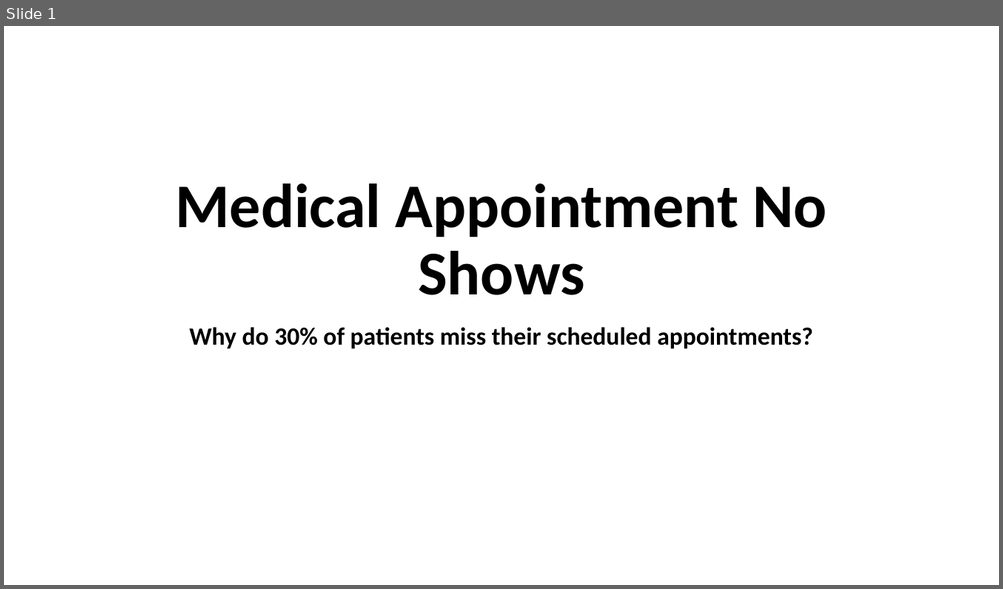
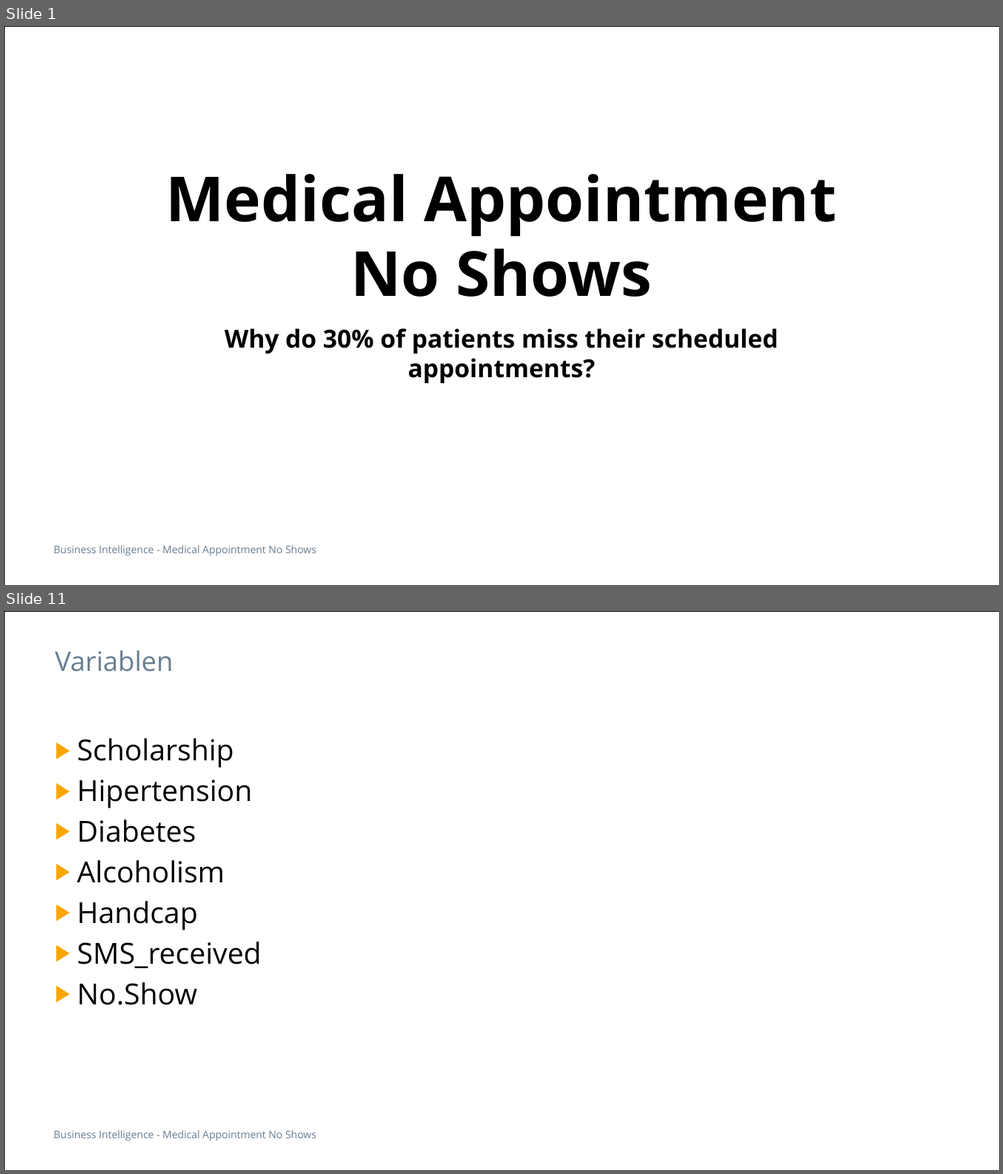
Before and after one commit to soldiervinz/BI_AppointmentShowUp, a slide deck: Medical Appointment No Shows.pptx. Shown one above the other, each under a label of ours: slide 1 before the commit, slides 1 and 11 after it; the slides between them are not shown. The pictures are 1003x589 and 1003x1174 pixels, drawn with LibreOffice and Linux fonts; fonts in the diff are those of the drawing. Boxes give left, top, right and bottom in pixels: in the first picture for what was removed or moved away, otherwise in the second. Text is boxed around its words. In the diff, an @@ line names an element or a change of style, - is before the commit and + after.

```diff
--- a/Medical Appointment No Shows.pptx
+++ b/Medical Appointment No Shows.pptx
@@ slide 11 added at (x1=4, y1=611, x2=999, y2=1170), background #FFFFFF; not listed: 2 template elements that a slide beside it also shows @@
@@ title added at (x1=55, y1=650, x2=173, y2=672), 26 pt, text #697D91 @@
+Variablen
@@ text added at (x1=77, y1=738, x2=262, y2=1005), 28 pt, text #000000 @@
+▶ Scholarship
+▶ Hipertension
+▶ Diabetes
+▶ Alcoholism
+▶ Handcap
+▶ SMS_received
+▶ No.Show
@@ slide 1 changed as well @@
@@ rectangle added at (x1=4, y1=26, x2=999, y2=585), outline #000000 0.5 pt @@
@@ title "Medical Appointment No Shows" at (x1=166, y1=174, x2=836, y2=297): font Calibri to Open Sans; line spacing 0.9 to 1 @@
@@ subtitle "Why do 30% of patients ..." at (x1=225, y1=329, x2=778, y2=383): font Calibri to Open Sans; line spacing 0.9 to 1; less space between paragraphs @@
@@ text added at (x1=54, y1=545, x2=316, y2=557), 10 pt, text #697D91 @@
+Business Intelligence - Medical Appointment No Shows
```
Also in this commit, not shown: 5 other slides changed, 14 other slides added, 3 slides removed, 2 other files.
